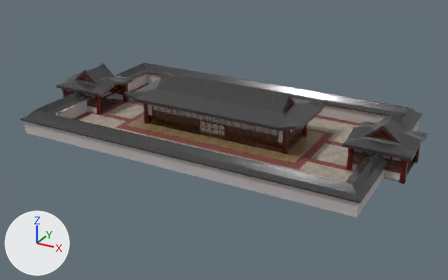
The OBJ model res/models/level1/level1.obj: old version first, new version second.
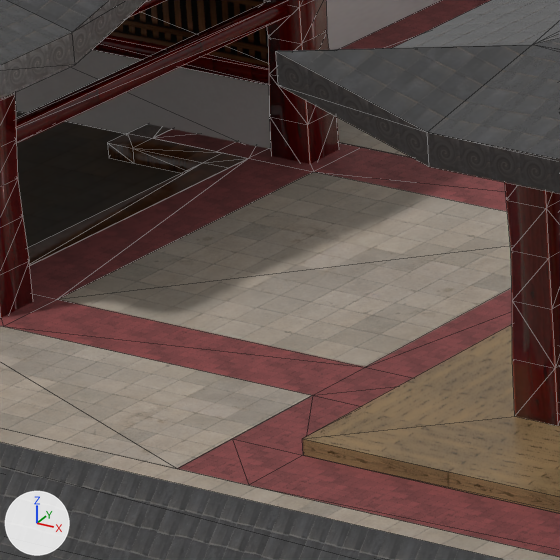
The first picture shows the older version from a camera (50 mm lens) standing at (36.1, -65.5, 31.4) and looking at (0.8, -1.4, -0.6). The close-ups show both versions on the part from 22% to 33% of the width and 31% to 48% of the height of that picture; other places that the commit changed are outside them. The axes (+X, +Y, +Z) are drawn at lower left. The lights are the same throughout. The close-ups show mesh edges as thin lines. Where no turn or scale is listed for an object, it has been applied to the vertices.

The first close-up shows 'Cube.003_Cube.018', 'Cube.043_Cube.054', 'Plane.001', 'Plane.002_Plane.028', 'Plane.021', 'Plane.033_Plane.038', 'Plane.051_Plane.056', 'Plane.078_Plane.083', 'Plane.081_Plane.091', 'Plane.083_Plane.094', 'Plane.084_Plane.096', 'Plane.085_Plane.097'.
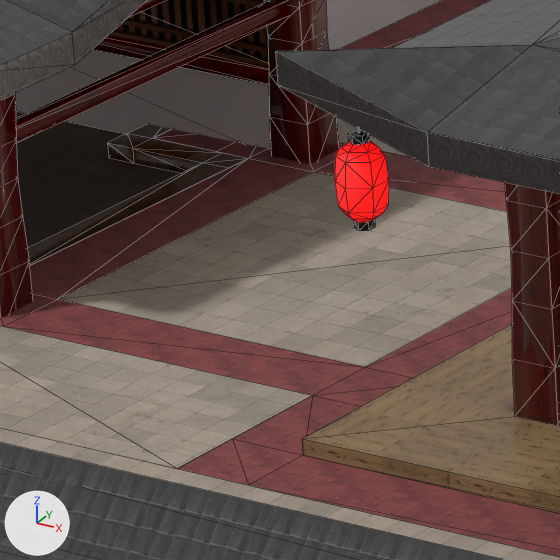
Diff of the bpy script that builds the scene:
```diff
--- a/res/models/level1/level1.obj.py
+++ b/res/models/level1/level1.obj.py
@@ img_rice_lamp_albedo_png @@
+img_rice_lamp_albedo_png = load_image('rice_lamp_albedo.png', 'rice_lamp_albedo.png', 512, 512, 'sRGB')
@@ img_rice_lamp_roughness_png @@
+img_rice_lamp_roughness_png = load_image('rice_lamp_roughness.png', 'rice_lamp_roughness.png', 512, 512, 'sRGB')
@@ img_rice_lamp_normal_png @@
+img_rice_lamp_normal_png = load_image('rice_lamp_normal.png', 'rice_lamp_normal.png', 512, 512, 'sRGB')
@@ mat_black @@
+mat_black = principled_material('black')
+mat_black.base_color = (0.0, 0.0, 0.0)  # black #000000
+mat_black.roughness = 0.526
@@ mat_rice_lamp @@
+mat_rice_lamp = bpy.data.materials.new('rice_lamp')
+# colours: red #ff0000
+# uses the picture img_rice_lamp_albedo_png
+# uses the picture img_rice_lamp_normal_png
+# uses the picture img_rice_lamp_roughness_png
@@ me_sphere_007_sphere_008 @@
+me_sphere_007_sphere_008.from_pydata(...)  # 36 vertices, 48 faces; spans x -11.5..-11.3, y -4.51..-4.29, z 2.64..4.2
+me_sphere_007_sphere_008.materials.append(mat_black)  # black #000000
@@ me_sphere_006_sphere_007 @@
+me_sphere_006_sphere_007.from_pydata(...)  # 42 vertices, 72 faces; spans x -11.66..-11.14, y -4.7..-4.1, z 2.743..3.657
+me_sphere_006_sphere_007.materials.append(mat_rice_lamp)
@@ ob_sphere_007_sphere_008 @@
+ob_sphere_007_sphere_008 = bpy.data.objects.new('Sphere.007_Sphere.008', me_sphere_007_sphere_008)
+ob_sphere_007_sphere_008.location = (0.0, 0.0, 0.0)
@@ ob_sphere_006_sphere_007 @@
+ob_sphere_006_sphere_007 = bpy.data.objects.new('Sphere.006_Sphere.007', me_sphere_006_sphere_007)
+ob_sphere_006_sphere_007.location = (0.0, 0.0, 0.0)
```

Location of each change, [x1, y1, x2, y2] in pixels of the close-ups (560 x 560 px):
'Sphere.006_Sphere.007', added
    after: [335, 141, 389, 222]
'Sphere.007_Sphere.008', added
    after: [348, 128, 375, 231]
